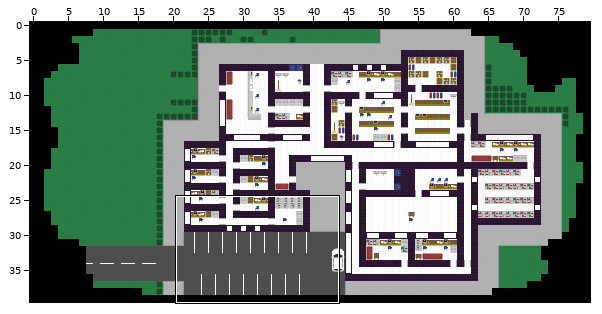
Tiled map -- assets/map12.tmx. Above, an overview of the earlier version with the close-up marked.
Close-up. Earlier state:
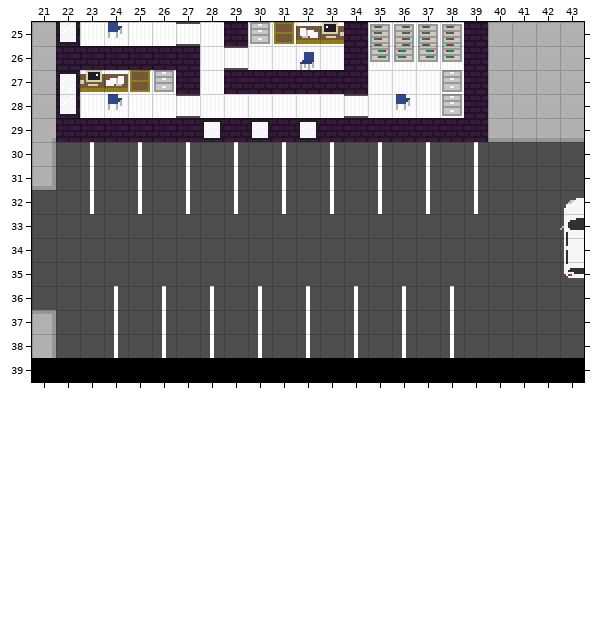
Cells are 12x12 px. Shown: x 21..43, y 25..39.
Once edited:
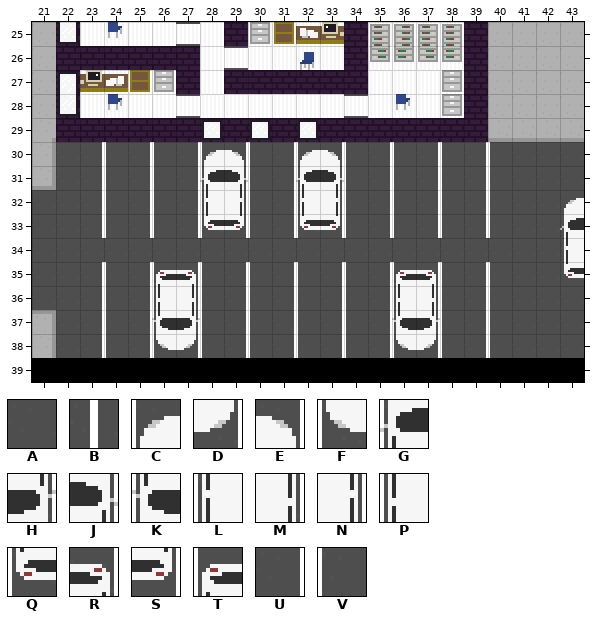
Key: from "tileset12": A 8, B 9, C 71, D 71 turned 180, E 72, F 72 turned 180, G 73, H 73 turned 180, J 74, K 74 turned 180, L 75, M 75 turned 180, N 76, P 76 turned 180, Q 77, R 77 turned 180, S 78, T 78 turned 180, U 79, V 80.
_ is an empty cell.
From old to new:
Layer "Tile Layer 1":
y 30: x 23..40 BABABABABABABABABA -> UVUVUCEVUCEVUVUVUV
y 31: x 23..40 BABABABABABABABABA -> UVUVUGJVUGJVUVUVUV
y 32: x 23..40 BABABABABABABABABA -> UVUVULNVULNVUVUVUV
y 33: x 23..40 AAAAAAAAAAAAAAAAAA -> UVUVUQSVUQSVUVUVUV
y 35: x 23..40 AAAAAAAAAAAAAAAAAA -> UVUTRVUVUVUVUTRVUV
y 36: x 23..40 ABABABABABABABABAA -> UVUPMVUVUVUVUPMVUV
y 37: x 23..40 ABABABABABABABABAA -> UVUKHVUVUVUVUKHVUV
y 38: x 23..40 ABABABABABABABABAA -> UVUFDVUVUVUVUFDVUV
Boxes around the changes in both close-ups, in picture pixels (x1, y1, x2, y2):
changed: (90, 142, 490, 238)
changed: (102, 262, 490, 358)
